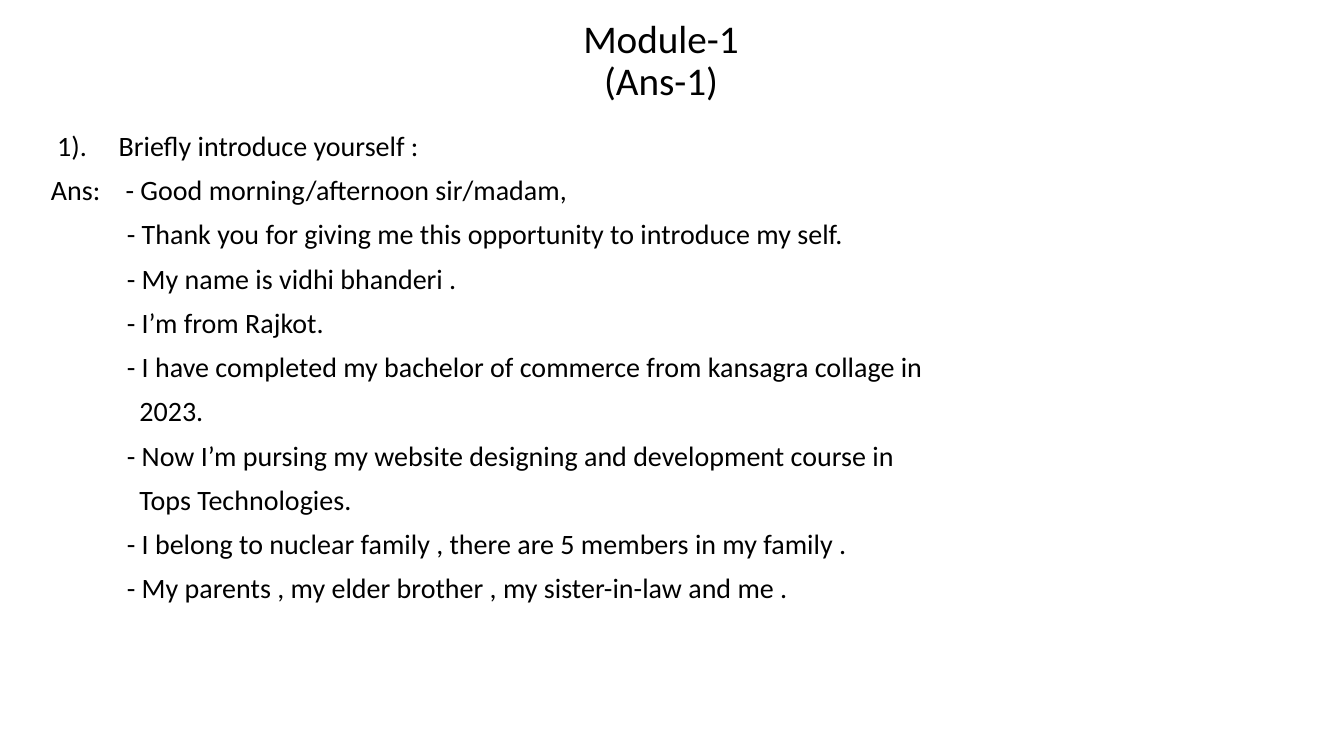
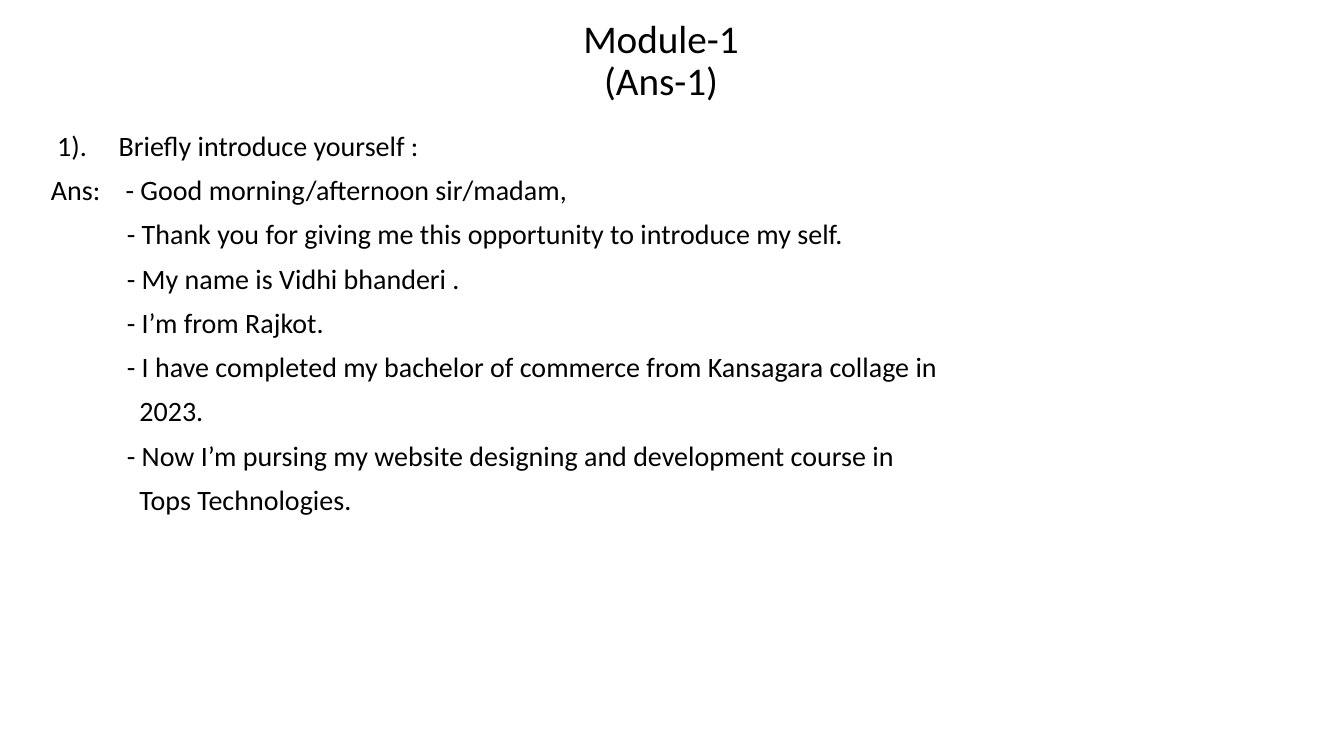
Before and after one commit to vidhibhanderi05/SS-module-1, a slide deck: slide 1 of ss module-1 assignment.pptx. Drawn at 1344x756 pixels with LibreOffice and Linux fonts; fonts in the diff are those of the drawing. Boxes give left, top, right and bottom in pixels: in the first picture for what was removed or moved away, otherwise in the second. Text is boxed around its words. In the diff, an @@ line names an element or a change of style, - is before the commit and + after.

```diff
--- a/ss module-1 assignment.pptx
+++ b/ss module-1 assignment.pptx
@@ subtitle at (142,269,446,294): text changed @@
-- My name is vidhi bhanderi .
+- My name is Vidhi bhanderi .
@@ subtitle at (142,357,937,382): text changed @@
-- I have completed my bachelor of commerce from kansagra collage in
+- I have completed my bachelor of commerce from Kansagara collage in
@@ subtitle at (142,534,832,603): paragraphs removed @@
-- I belong to nuclear family , there are 5 members in my family .
-- My parents , my elder brother , my sister-in-law and me .
```
Also in this commit, not shown: 2 other slides changed, 1 slide added.
